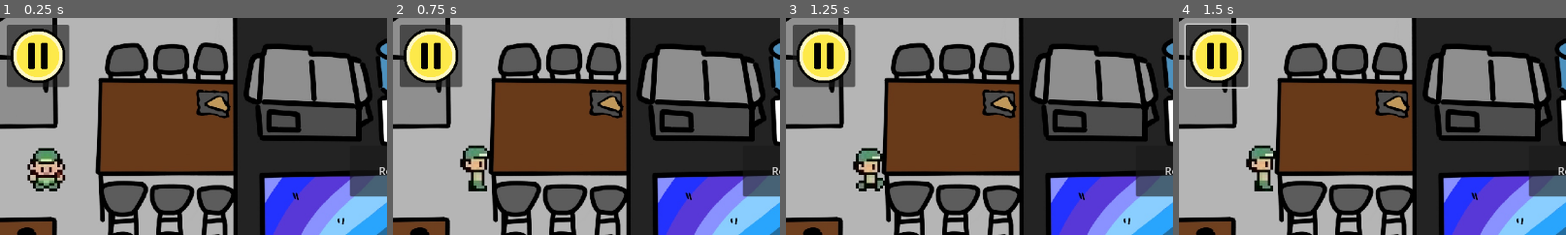
Above: before the commit, frames 1-4 (left to right).
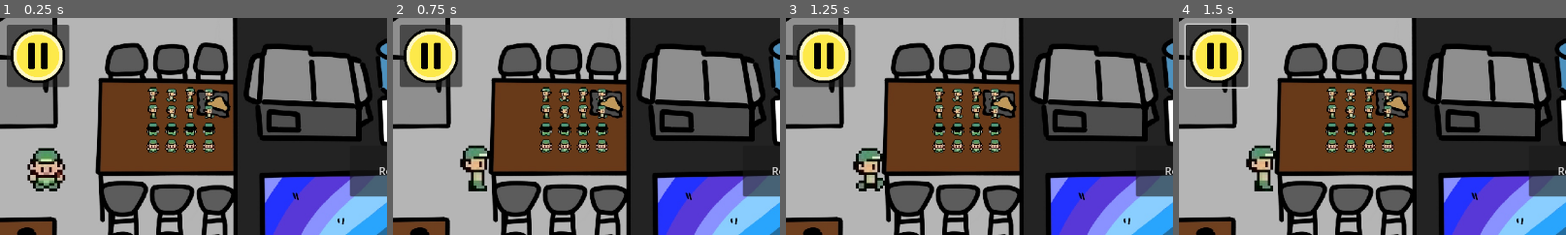
Above: after the commit, the same moments.

Repository: GockBlock64/ASD_Game
Game: Godot game, scene res://scenes/game.tscn
Same seed, same stepped clock (60 frames per second), same inputs: the game is played once before the commit and once after it.
Inputs (mouse positions are % of the whole screen's width and height, from its top left):
- Up to frame 1 (0.25 s): no input
- Up to frame 2 (0.75 s): tap Enter at 0.5 s; move the mouse to (72, 45) at 0.52 s; hold Right (ui_right) from 0.53 s (still down); click (72, 45) at 0.67 s
- Up to frame 3 (1.25 s): keep holding Right (ui_right)
- Up to frame 4 (1.5 s): release Right (ui_right) at 1.25 s; click (5, 9) at 1.25 s
The pictures show only the part of the screen within x 0-50%, y 0-50%; the shares and areas given below are measured in that part.

The runs differ from the first frame. In frame 1, 2.4% of the frame differs, in the area x 37-56%, y 31-63%; in frame 2, 2.4%; in frame 3, 2.4%; in frame 4, 2.4%.
Error in both runs: Attempt to call function 'show' in base 'null instance' on a null instance. (res://scripts/game.gd:5)

Commit message:
interactable testing

Diff:
--- a/project.godot
+++ b/project.godot
@@ -28,6 +28,13 @@
 pointing/emulate_touch_from_mouse=true
 pointing/emulate_mouse_from_touch=false
 
+[layer_names]
+
+2d_render/layer_1="player"
+2d_render/layer_2="interaction"
+2d_physics/layer_1="player"
+2d_physics/layer_2="interactable"
+
 [physics]
 
 2d/default_gravity=0.0
--- /dev/null
+++ b/scenes/area_detection.tscn
@@ -0,0 +1,15 @@
+[gd_scene load_steps=3 format=3 uid="uid://cjnn7htlcwyrf"]
+
+[ext_resource type="Script" path="res://scripts/area_detection.gd" id="1_kr6vr"]
+
+[sub_resource type="CircleShape2D" id="CircleShape2D_2fnxk"]
+radius = 31.257
+
+[node name="AreaDetection" type="Area2D"]
+script = ExtResource("1_kr6vr")
+
+[node name="CollisionShape2D" type="CollisionShape2D" parent="."]
+position = Vector2(0, -30)
+shape = SubResource("CircleShape2D_2fnxk")
+
+[connection signal="area_entered" from="." to="." method="_on_area_entered"]
--- a/scenes/cave_art_map.tscn
+++ b/scenes/cave_art_map.tscn
@@ -45,6 +45,18 @@
 [node name="CollisionPolygon2D2" type="CollisionPolygon2D" parent="StaticBody2D"]
 polygon = PackedVector2Array(664, 1277, 838, 1087, 850, 1052, 852, 981, 821, 888, 765, 849, 763, 838, 729, 808, 693, 74 …(256 unchanged characters)…
 
+[node name="CollisionPolygon2D3" type="CollisionPolygon2D" parent="StaticBody2D"]
+polygon = PackedVector2Array(-535, 82, -513, 102, -458, 132, -372, 151, -269, 140, -194, 115, -148, 84, -93, 19, -42, -51, 3, -131, 8, -169, 2, -229, -30, -264, -93, -288, -169, -300, -238, -297, -327, -280, -425, -246, -478, -219, -520, -194, -525, -206, -478, -238, -411, -268, -342, -294, -259, -312, -190, -317, -122, -308, -70, -295, -21, -276, 11, -251, 28, -224, 35, -204, 35, -177, 64, -45, 65, 18, 68, 48, 60, 69, 5, 120, -62, 176, -93, 208, -147, 248, -217, 277, -308, 296, -389, 298, -462, 286, -520, 263, -541, 243)
+
+[node name="CollisionPolygon2D4" type="CollisionPolygon2D" parent="StaticBody2D"]
+polygon = PackedVector2Array(-668, -18, -663, -32, -708, -37, -752, -57, -763, -68, -796, -114, -811, -143, -844, -202, -832, -238, -818, -226, -806, -188, -794, -162, -779, -148, -779, -121, -747, -98, -740, -80, -684, -49, -661, -36)
+
+[node name="CollisionPolygon2D5" type="CollisionPolygon2D" parent="StaticBody2D"]
+polygon = PackedVector2Array(-585, -333, -550, -336, -566, -285, -548, -283, -535, -268, -536, -242, -519, -205, -539, -198, -549, -229, -564, -264, -590, -283)
+
+[node name="CollisionPolygon2D6" type="CollisionPolygon2D" parent="StaticBody2D"]
+polygon = PackedVector2Array(-484, 1021, -469, 960, -466, 912, -399, 731, -319, 545, -299, 530, -284, 550, -257, 668, -207, 796, -193, 784, -161, 684, -152, 674, -148, 621, -114, 532, -58, 416, -24, 374, 0, 378, 13, 420, 20, 538, 27, 646, 46, 728, 62, 790, 93, 798, 115, 816, 142, 804, 165, 709, 185, 671, 173, 654, 209, 535, 257, 421, 269, 417, 291, 385, 306, 392, 322, 439, 338, 571, 376, 699, 419, 547, 427, 494, 463, 494, 477, 545, 527, 619, 571, 782, 582, 822, 625, 892, 630, 918, 620, 933, 569, 936, 524, 897, 507, 924, 487, 936, 500, 962, 511, 994, 514, 1041, 433, 1051, 456, 1077, 467, 1114, 514, 1183, 523, 1202, 525, 1214, 510, 1221, 487, 1199, 469, 1205, 443, 1233, 415, 1239, 378, 1231, 364, 1233, 371, 1276, 89, 1278, 100, 1204, 84, 1173, 51, 1187, -6, 1179, -102, 1209, -180, 1212, -182, 1117, -196, 1099, -219, 1132, -254, 1140, -260, 1125, -335, 1185, -345, 1042, -340, 1009, -375, 1051, -399, 1040, -396, 984, -460, 1048)
+
 [node name="Player" parent="." instance=ExtResource("2_657py")]
 position = Vector2(-634, 1172)
 script = ExtResource("3_wgyww")
--- a/scenes/game.tscn
+++ b/scenes/game.tscn
@@ -1,11 +1,12 @@
-[gd_scene load_steps=7 format=3 uid="uid://dx2rn4lg7an4h"]
+[gd_scene load_steps=8 format=3 uid="uid://cqe4uh7q8kot5"]
 
 [ext_resource type="PackedScene" uid="uid://d1vtko2m6wv06" path="res://scenes/tutorial_map.tscn" id="1_pupw7"]
 [ext_resource type="Script" path="res://scripts/game.gd" id="1_q54tu"]
 [ext_resource type="PackedScene" uid="uid://ghetwe30st2y" path="res://scenes/player.tscn" id="2_x1tgq"]
 [ext_resource type="Script" path="res://scripts/player.gd" id="3_sx5cr"]
-[ext_resource type="PackedScene" uid="uid://bgoggahuors8o" path="res://scenes/ui_menu.tscn" id="4_hdla5"]
+[ext_resource type="PackedScene" path="res://scenes/ui_menu.tscn" id="4_hdla5"]
 [ext_resource type="PackedScene" uid="uid://cbjaafonvcrtx" path="res://scenes/pause_menu.tscn" id="5_ng7l6"]
+[ext_resource type="PackedScene" uid="uid://c6uapymivj3ht" path="res://scenes/tutorial_question_1.tscn" id="7_fimkv"]
 
 [node name="Game" type="Node2D"]
 script = ExtResource("1_q54tu")
@@ -14,6 +15,7 @@
 
 [node name="Player" parent="." instance=ExtResource("2_x1tgq")]
 position = Vector2(-1033, -521)
+collision_mask = 255
 script = ExtResource("3_sx5cr")
 
 [node name="RemoteTransform2D" type="RemoteTransform2D" parent="Player"]
@@ -31,3 +33,6 @@
 
 [node name="PauseMenu" parent="." instance=ExtResource("5_ng7l6")]
 visible = false
+
+[node name="TutorialQuestion1" parent="." instance=ExtResource("7_fimkv")]
+z_index = 4
--- a/scenes/player.tscn
+++ b/scenes/player.tscn
@@ -1,6 +1,7 @@
-[gd_scene load_steps=24 format=3 uid="uid://ghetwe30st2y"]
+[gd_scene load_steps=25 format=3 uid="uid://ghetwe30st2y"]
 
 [ext_resource type="Texture2D" uid="uid://bcws5eic0mp05" path="res://assets/images/rash_ketchup.png" id="1_yn0e8"]
+[ext_resource type="PackedScene" uid="uid://cjnn7htlcwyrf" path="res://scenes/area_detection.tscn" id="2_hjonw"]
 
 [sub_resource type="AtlasTexture" id="AtlasTexture_p6hib"]
 atlas = ExtResource("1_yn0e8")
@@ -200,3 +201,5 @@
 [node name="CollisionShape2D" type="CollisionShape2D" parent="."]
 position = Vector2(0, -31)
 shape = SubResource("CapsuleShape2D_wko3n")
+
+[node name="AreaDetection" parent="." instance=ExtResource("2_hjonw")]
--- a/scenes/tutorial_map.tscn
+++ b/scenes/tutorial_map.tscn
@@ -98,6 +98,18 @@
 [sub_resource type="SegmentShape2D" id="SegmentShape2D_bqj8s"]
 a = Vector2(647, 291)
 b = Vector2(649, 497)
+
+[sub_resource type="GDScript" id="GDScript_etrvq"]
+script/source = "extends Area2D
+
+
+func _on_TimeBomb_area_entered(area: Area2D) -> void:
+	$tutorial_question_1.visible = true
+	print(\"hello\")
+"
+
+[sub_resource type="RectangleShape2D" id="RectangleShape2D_mv8g6"]
+size = Vector2(101, 173)
 
 [node name="TutorialMap" type="Node2D"]
 
@@ -262,3 +274,14 @@
 
 [node name="CollisionPolygon2D13" type="CollisionPolygon2D" parent="StaticBody2D"]
 polygon = PackedVector2Array(645, 653, 20, 651, 20, 412, 645, 415, 646, 287, -191, 288, -197, 764, 644, 776)
+
+[node name="TimeBomb" type="Area2D" parent="."]
+collision_layer = 2
+script = SubResource("GDScript_etrvq")
+
+[node name="CollisionShape2D" type="CollisionShape2D" parent="TimeBomb"]
+position = Vector2(-1053.5, -690.5)
+shape = SubResource("RectangleShape2D_mv8g6")
+
+[connection signal="area_entered" from="TimeBomb" to="TimeBomb" method="_on_area_entered"]
+[connection signal="body_entered" from="TimeBomb" to="TimeBomb" method="_on_body_entered"]
--- /dev/null
+++ b/scenes/tutorial_question_1.tscn
@@ -0,0 +1,14 @@
+[gd_scene load_steps=2 format=3 uid="uid://c6uapymivj3ht"]
+
+[ext_resource type="Texture2D" uid="uid://bcws5eic0mp05" path="res://assets/images/rash_ketchup.png" id="1_g1nba"]
+
+[node name="TutorialQuestion1" type="Control"]
+layout_mode = 3
+anchors_preset = 0
+
+[node name="CanvasLayer" type="CanvasLayer" parent="."]
+
+[node name="RashKetchup" type="Sprite2D" parent="CanvasLayer"]
+position = Vector2(269, 153)
+scale = Vector2(1.3875, 1.275)
+texture = ExtResource("1_g1nba")
--- /dev/null
+++ b/scripts/area_detection.gd
@@ -0,0 +1,7 @@
+extends Area2D
+
+
+
+func _on_AreaDetection_area_entered(area: Area2D) -> void:
+	$rash_ketchup.visible = false
+	print("hello")
Not shown: 1 places in scenes/tutorial_map.tscn that only renumber resources
